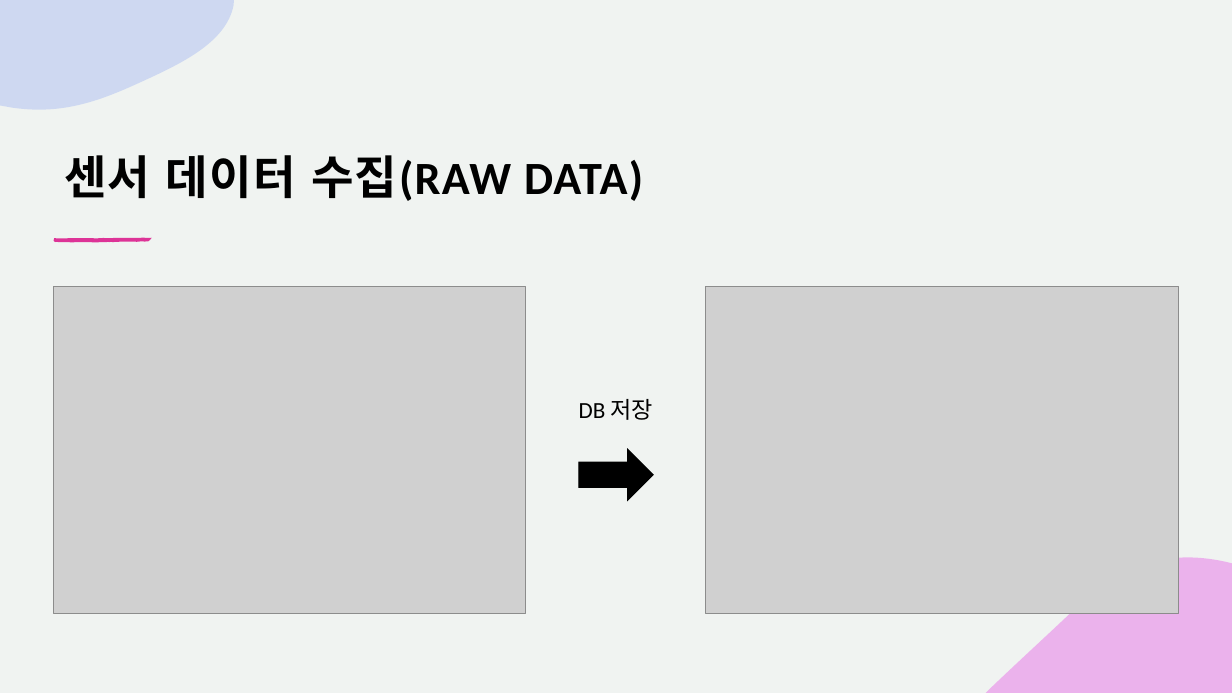
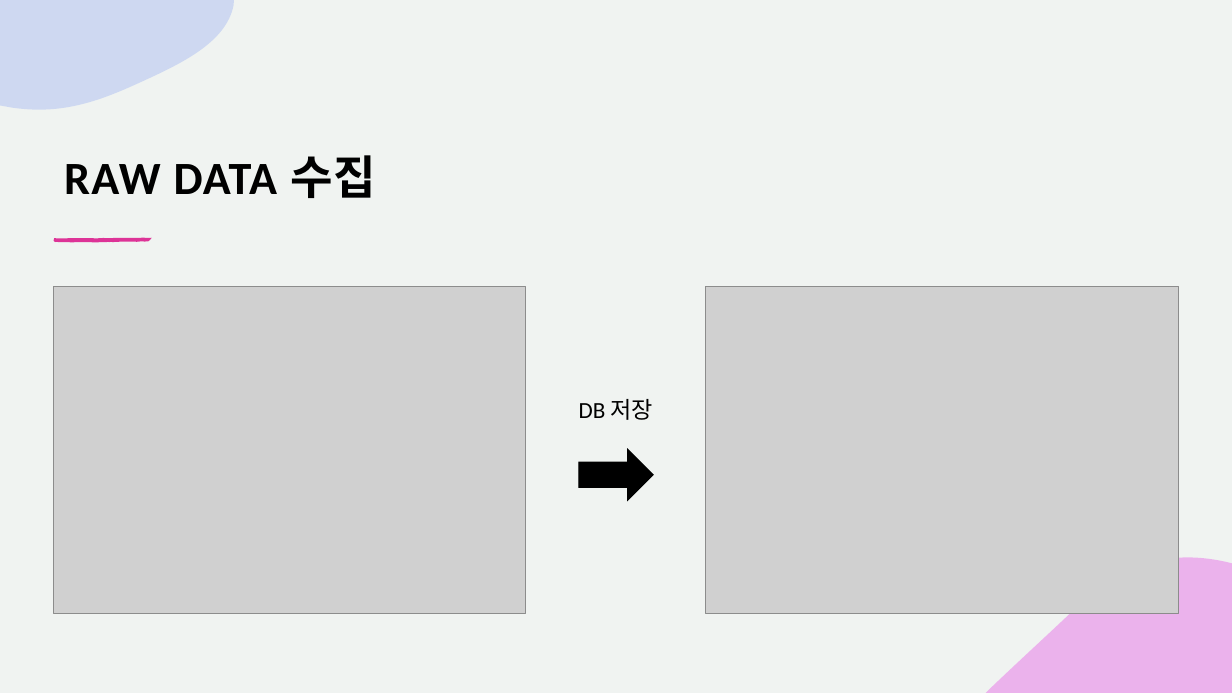
Before and after one commit to ssoonyoi/project, a slide deck: slide 9 of doc/프레젠테이션1.pptx (slide 5 before the commit). Drawn at 1232x693 pixels with LibreOffice and Linux fonts; fonts in the diff are those of the drawing; grey boxes stand for pictures. Boxes give left, top, right and bottom in pixels: in the first picture for what was removed or moved away, otherwise in the second. Text is boxed around its words. In the diff, an @@ line names an element or a change of style, - is before the commit and + after.

```diff
--- a/doc/프레젠테이션1.pptx
+++ b/doc/프레젠테이션1.pptx
@@ title at [64, 155, 376, 198]: text changed @@
-센서 데이터 수집(RAW DATA)
+RAW DATA 수집
```
Also in this commit, not shown: 4 other slides changed, 4 slides added.
